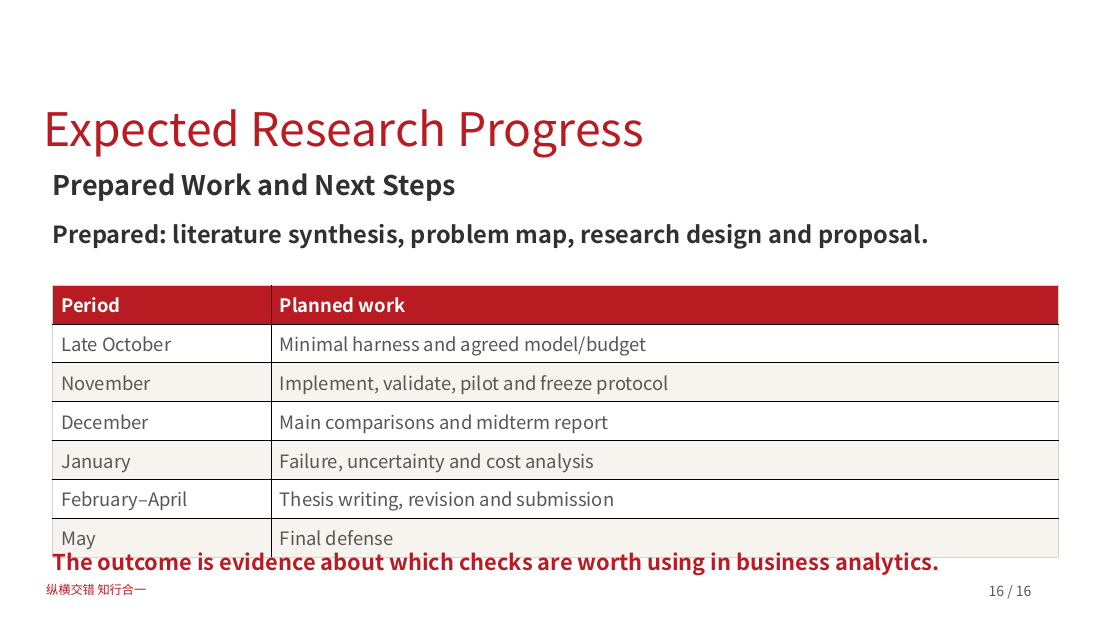
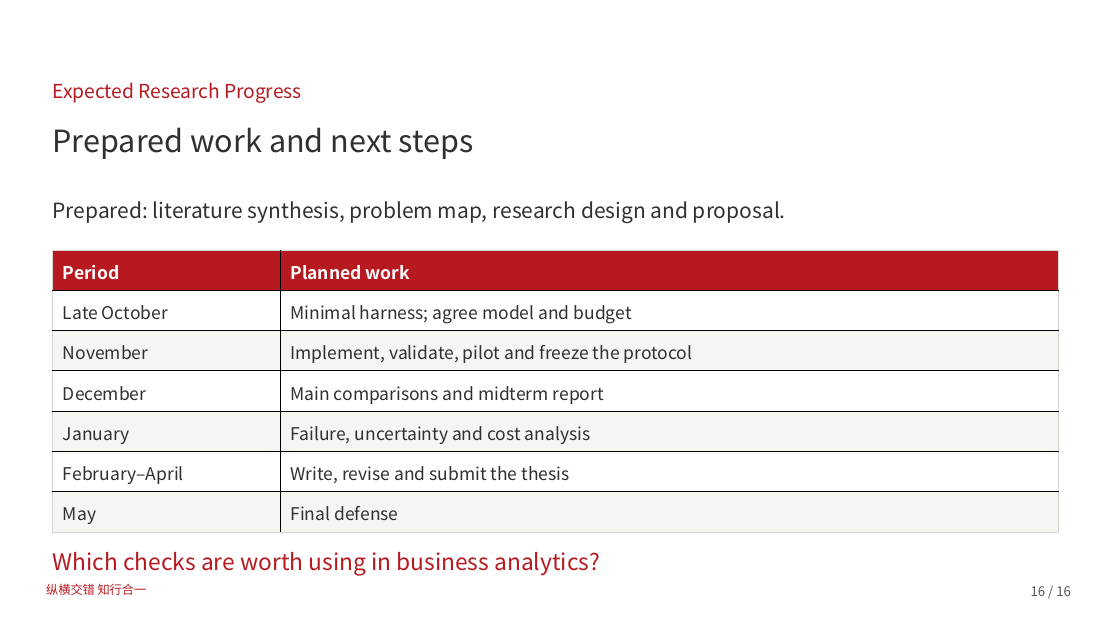
Before and after one commit to dushamishkin/mib-thesis, a slide deck: slide 16 of proposal/defense/Mikhail_Dushkin_Proposal_Defense.pptx. Drawn at 1120x630 pixels with LibreOffice and Linux fonts; fonts in the diff are those of the drawing; background and template pictures are left out. Boxes give left, top, right and bottom in pixels: in the first picture for what was removed or moved away, otherwise in the second. Text is boxed around its words. In the diff, an @@ line names an element or a change of style, - is before the commit and + after.

```diff
--- a/proposal/defense/Mikhail_Dushkin_Proposal_Defense.pptx
+++ b/proposal/defense/Mikhail_Dushkin_Proposal_Defense.pptx
@@ text "Expected Research Progress": place and size @@
-text "Expected Research Progress" at bbox=[44, 109, 644, 158]
+text "Expected Research Progress" at bbox=[53, 82, 302, 103]
@@ text "Expected Research Progress" at bbox=[53, 82, 302, 103]: size 39.6 to 16.5 pt, text colour #B81C22 to #B71920; line spacing 0.9 to 1; vertical alignment bottom to top @@
@@ text at bbox=[53, 127, 474, 159]: text changed; size 23.2 to 26.2 pt; bold off @@
-Prepared Work and Next Steps
+Prepared work and next steps
@@ text "Prepared: literature synthesis, problem map, ...": place and size @@
-text "Prepared: literature synthesis, problem map, ..." at bbox=[53, 224, 929, 249]
+text "Prepared: literature synthesis, problem map, ..." at bbox=[53, 201, 786, 223]
@@ text "Prepared: literature synthesis, problem map, ..." at bbox=[53, 201, 786, 223]: size 20.2 to 18 pt, bold off @@
@@ table at bbox=[52, 250, 1059, 532] @@
-row 2, column 2: Minimal harness and agreed model/budget
+row 2, column 2: Minimal harness; agree model and budget
-row 3, column 2: Implement, validate, pilot and freeze protocol
+row 3, column 2: Implement, validate, pilot and freeze the protocol
-row 6, column 2: Thesis writing, revision and submission
+row 6, column 2: Write, revise and submit the thesis
@@ fill #B81C22 to #B71920 in row 1 @@
@@ fill #F7F3EE to #F7F5F2 in 6 cells @@
@@ size 15.8 to 15 pt in "Period", "Planned work", "Late October", "November" and 7 more places @@
@@ text colour #575757 to #303030 in "Late October", "November", "December", "Main comparisons and midterm report" and 5 more places @@
@@ borders changed @@
@@ table: place and size @@
-table at bbox=[52, 286, 1059, 553]
+table at bbox=[52, 250, 1059, 532]
@@ text at bbox=[53, 552, 600, 576]: text changed; size 18.8 to 19.5 pt; text colour #B81C22 to #B71920; bold off @@
-The outcome is evidence about which checks are worth using in business analytics.
+Which checks are worth using in business analytics?
@@ text "16 / 16" at bbox=[1031, 586, 1071, 596]: size 12 to 11.2 pt, text colour #575757 to #555555; alignment left to right @@
```
Also in this commit, not shown: 13 other slides changed, 1 slide added, 1 slide removed, 7 other files.
